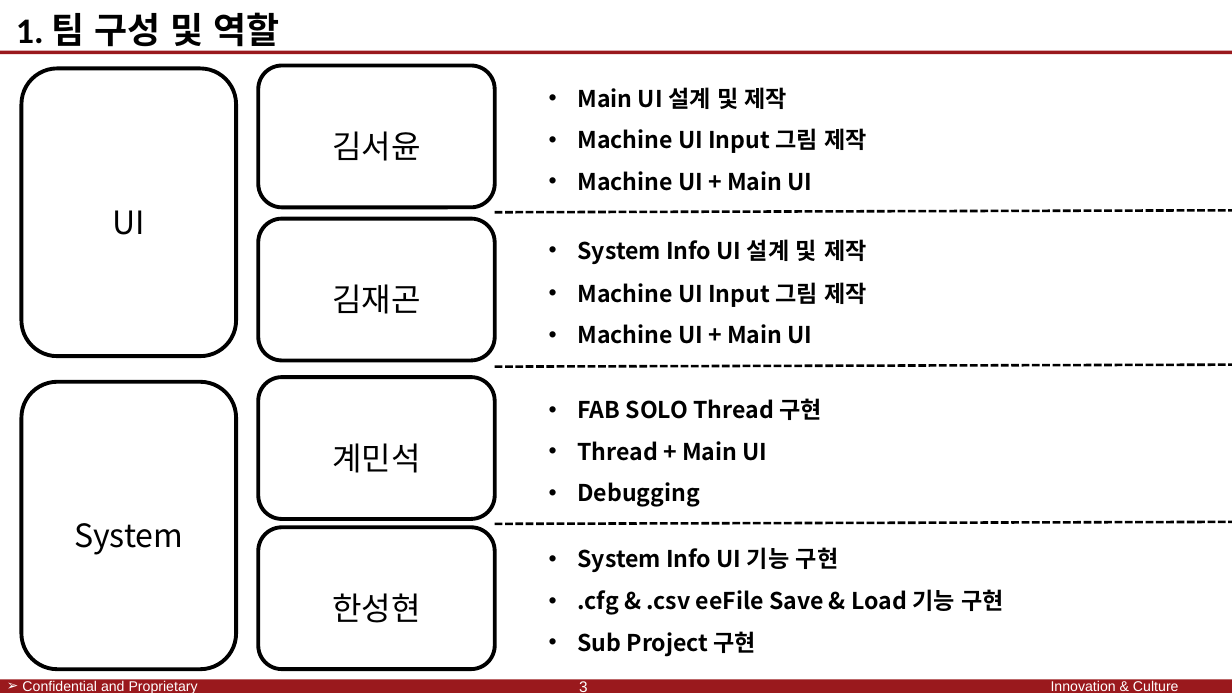
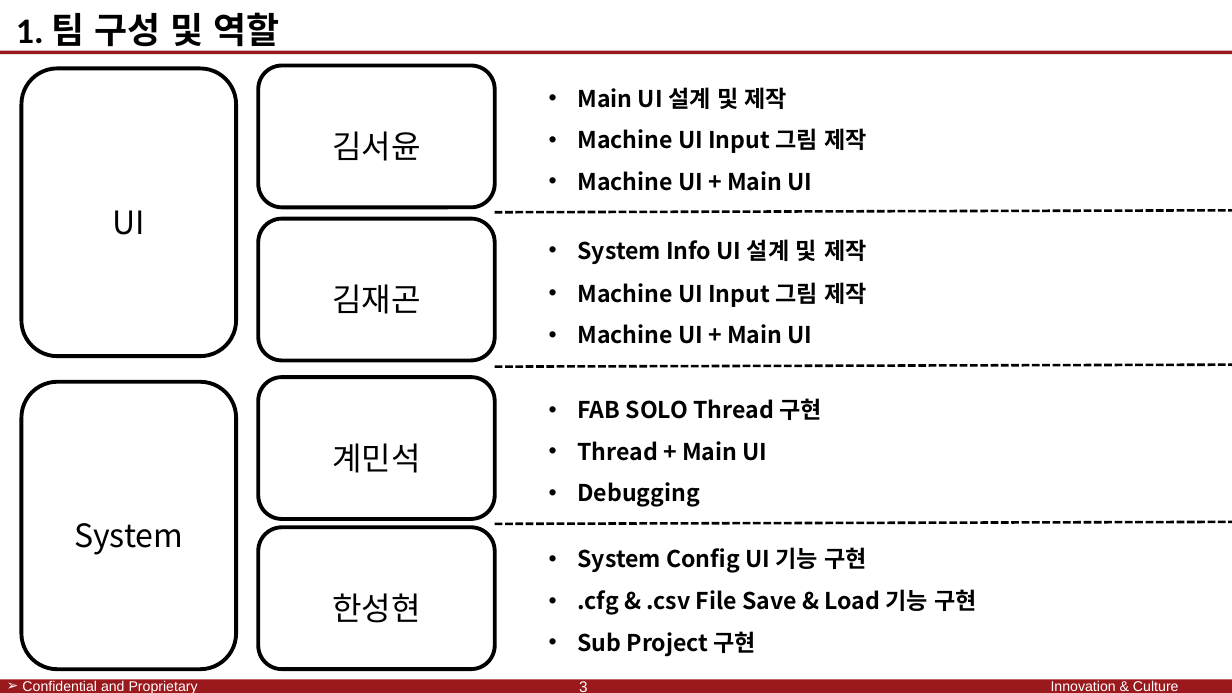
Before and after one commit to SaintSeong/JusungProject, a slide deck: slide 3 of A조 발표/A조 발표.pptx. Drawn at 1232x693 pixels with LibreOffice and Linux fonts; fonts in the diff are those of the drawing; background and template pictures are left out. Boxes give left, top, right and bottom in pixels: in the first picture for what was removed or moved away, otherwise in the second. Text is boxed around its words. In the diff, an @@ line names an element or a change of style, - is before the commit and + after.

```diff
--- a/A조 발표/A조 발표.pptx
+++ b/A조 발표/A조 발표.pptx
@@ text at [577,547,977,615]: text changed @@
-• System Info UI 기능 구현
-• .cfg & .csv eeFile Save & Load 기능 구현
+• System Config UI 기능 구현
+• .cfg & .csv File Save & Load 기능 구현
```
Also in this commit, not shown: 1 other slide changed, 3 other files.
